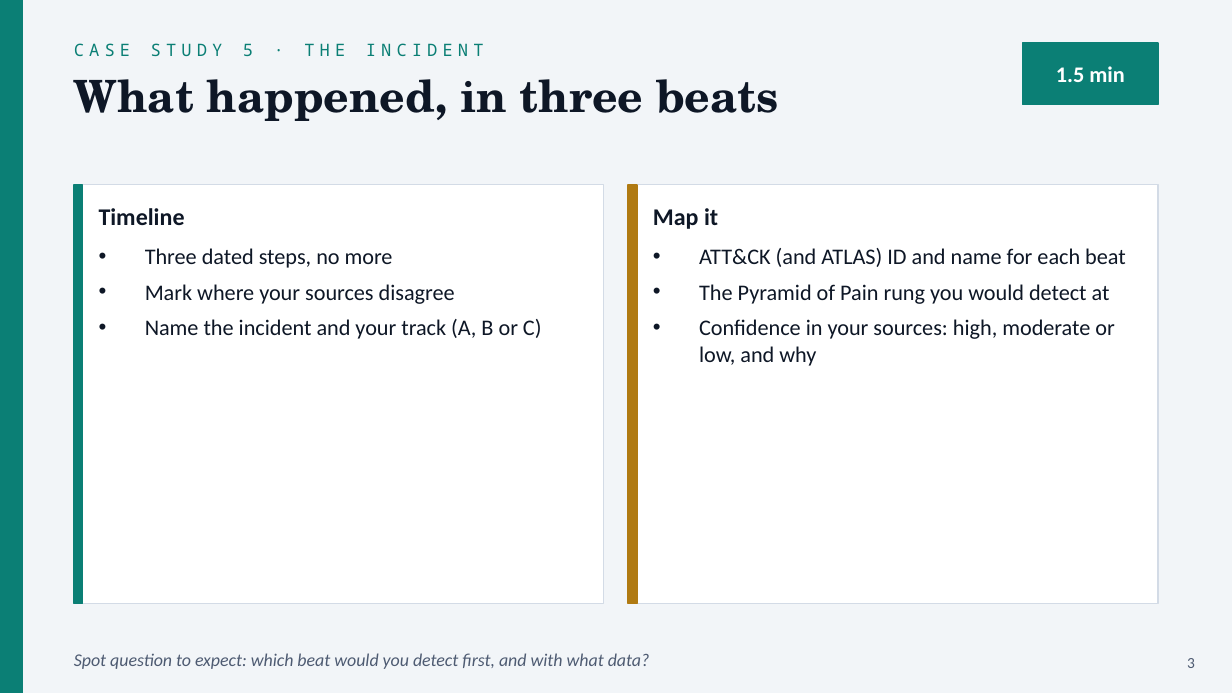
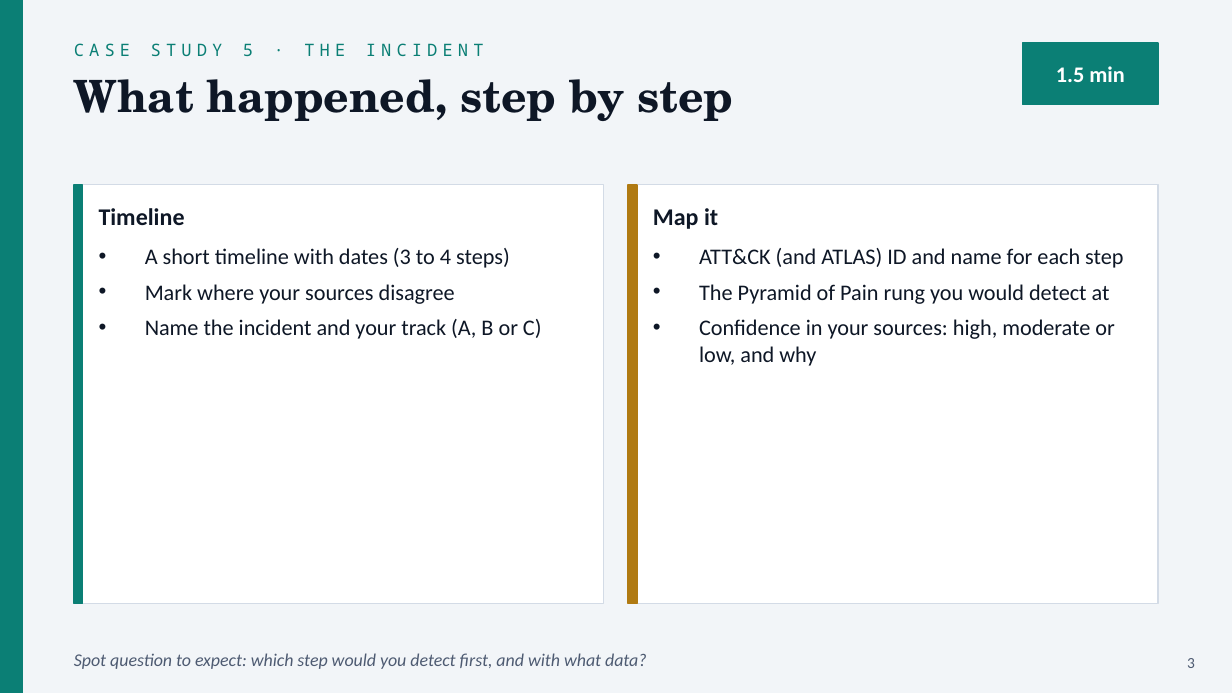
Before and after one commit to cyberdefendersprogram/classapp, a slide deck: slide 3 of content/cis53/templates/CIS53-Final-Presentation-Template.pptx. Drawn at 1232x693 pixels with LibreOffice and Linux fonts; fonts in the diff are those of the drawing. Boxes give left, top, right and bottom in pixels: in the first picture for what was removed or moved away, otherwise in the second. Text is boxed around its words. In the diff, an @@ line names an element or a change of style, - is before the commit and + after.

```diff
--- a/content/cis53/templates/CIS53-Final-Presentation-Template.pptx
+++ b/content/cis53/templates/CIS53-Final-Presentation-Template.pptx
@@ text at box(74, 79, 733, 121): text changed @@
-What happened, in three beats
+What happened, step by step
@@ text at box(145, 248, 510, 268): text changed @@
-• Three dated steps, no more
+• A short timeline with dates (3 to 4 steps)
@@ text at box(699, 248, 1123, 268): text changed @@
-• ATT&CK (and ATLAS) ID and name for each beat
+• ATT&CK (and ATLAS) ID and name for each step
@@ text at box(74, 653, 647, 669): text changed @@
-Spot question to expect: which beat would you detect first, and with what data?
+Spot question to expect: which step would you detect first, and with what data?
```
Also in this commit, not shown: 5 other slides changed, 1 other file.
